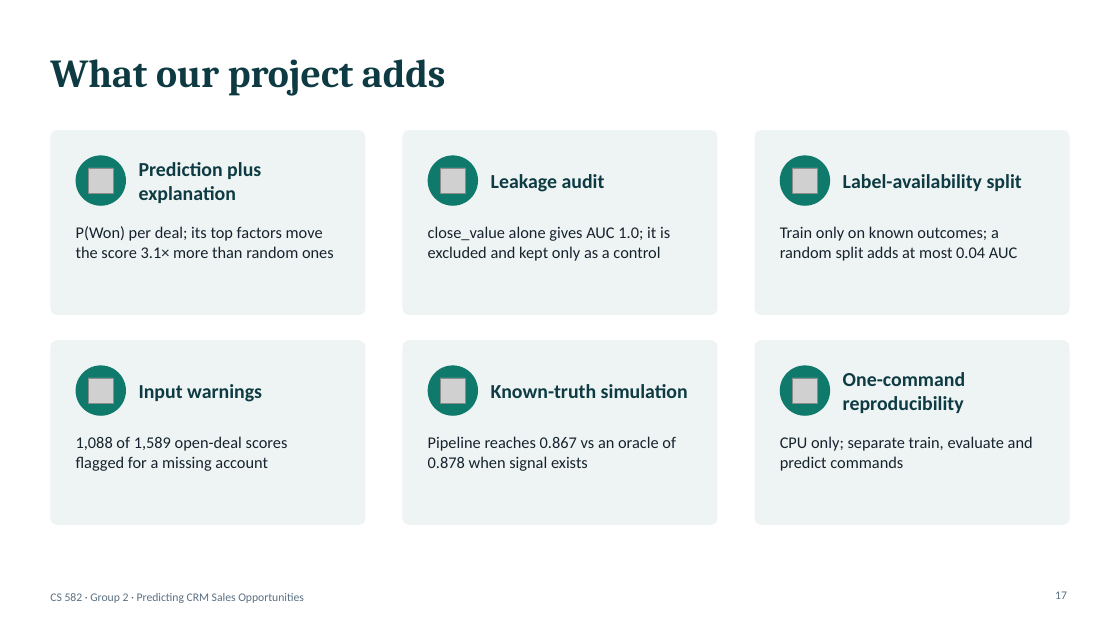
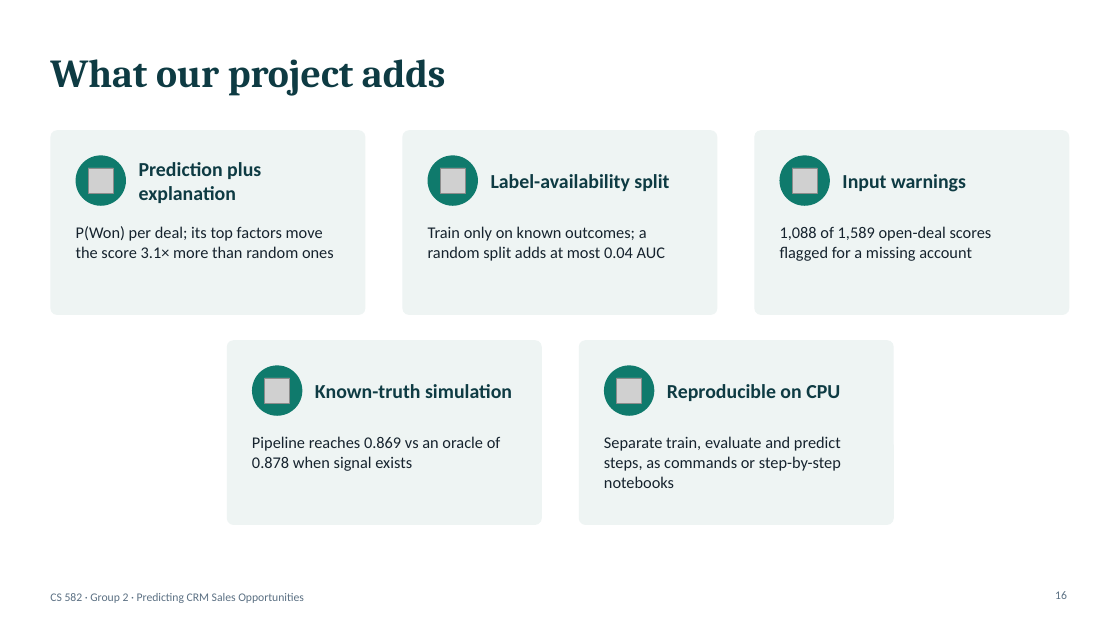
Before and after one commit to adrewtran/cs582-project, a slide deck: slide 16 of CRM_Final.pptx (slide 17 before the commit). Drawn at 1120x630 pixels with LibreOffice and Linux fonts; fonts in the diff are those of the drawing; grey boxes stand for pictures. Boxes give left, top, right and bottom in pixels: in the first picture for what was removed or moved away, otherwise in the second. Text is boxed around its words. In the diff, an @@ line names an element or a change of style, - is before the commit and + after.

```diff
--- a/CRM_Final.pptx
+++ b/CRM_Final.pptx
@@ text "Label-availability split" moved from (x1=843, y1=174, x2=1022, y2=191) to (x1=491, y1=174, x2=669, y2=191) @@
@@ text removed at (x1=491, y1=174, x2=605, y2=192) @@
-Leakage audit
@@ text "Input warnings" moved from (x1=139, y1=384, x2=262, y2=402) to (x1=842, y1=174, x2=966, y2=192) @@
@@ text "Train only on known outcomes; ..." moved from (x1=780, y1=226, x2=1017, y2=261) to (x1=428, y1=226, x2=665, y2=261) @@
@@ text removed at (x1=428, y1=226, x2=670, y2=261) @@
-close_value alone gives AUC 1.0; it is excluded and kept only as a control
@@ text "1,088 of 1,589 open-deal scores ..." moved from (x1=76, y1=436, x2=288, y2=471) to (x1=780, y1=226, x2=992, y2=261) @@
@@ rounded rectangle removed at (x1=50, y1=340, x2=365, y2=525) @@
@@ ellipse removed at (x1=76, y1=365, x2=126, y2=416) @@
@@ picture removed at (x1=88, y1=378, x2=113, y2=403) @@
@@ 2 pictures, 2 ellipses, 2 rounded rectangles, 1 text moved together from (x1=402, y1=340, x2=1070, y2=525) to (x1=227, y1=340, x2=894, y2=525) @@
@@ text added at (x1=667, y1=384, x2=840, y2=401), 17 pt, text #0E3B43, bold @@
+Reproducible on CPU
@@ text removed at (x1=843, y1=372, x2=965, y2=413) @@
-One-command reproducibility
@@ text at (x1=252, y1=436, x2=501, y2=471): text changed @@
-Pipeline reaches 0.867 vs an oracle of 0.878 when signal exists
+Pipeline reaches 0.869 vs an oracle of 0.878 when signal exists
@@ text at (x1=604, y1=436, x2=841, y2=488): text changed @@
-CPU only; separate train, evaluate and predict commands
+Separate train, evaluate and predict steps, as commands or step-by-step notebooks
@@ page number at (x1=1055, y1=591, x2=1067, y2=599): text changed @@
-17
+16
```
Also in this commit, not shown: 5 other slides changed, 3 slides added, 4 slides removed, 13 other files.
